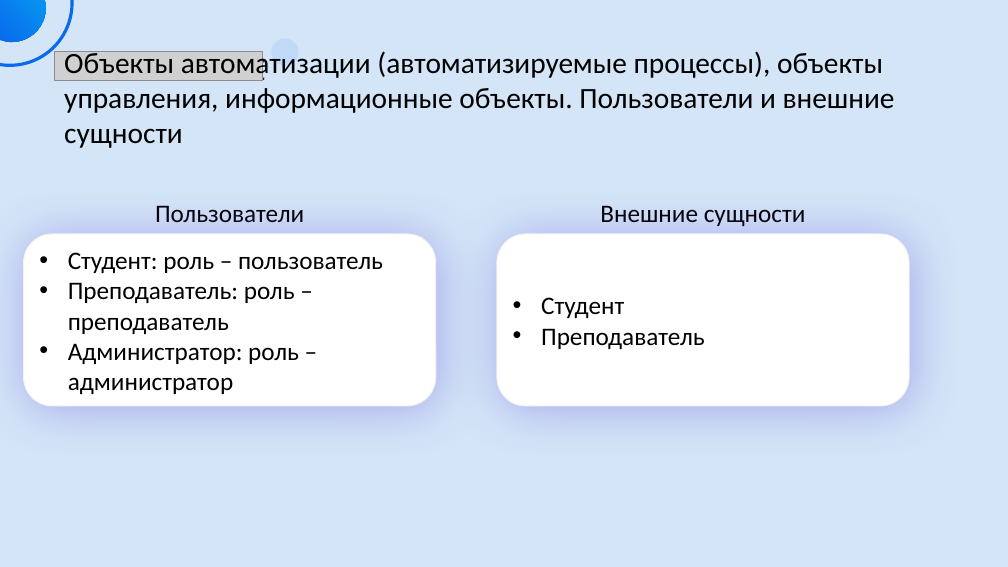
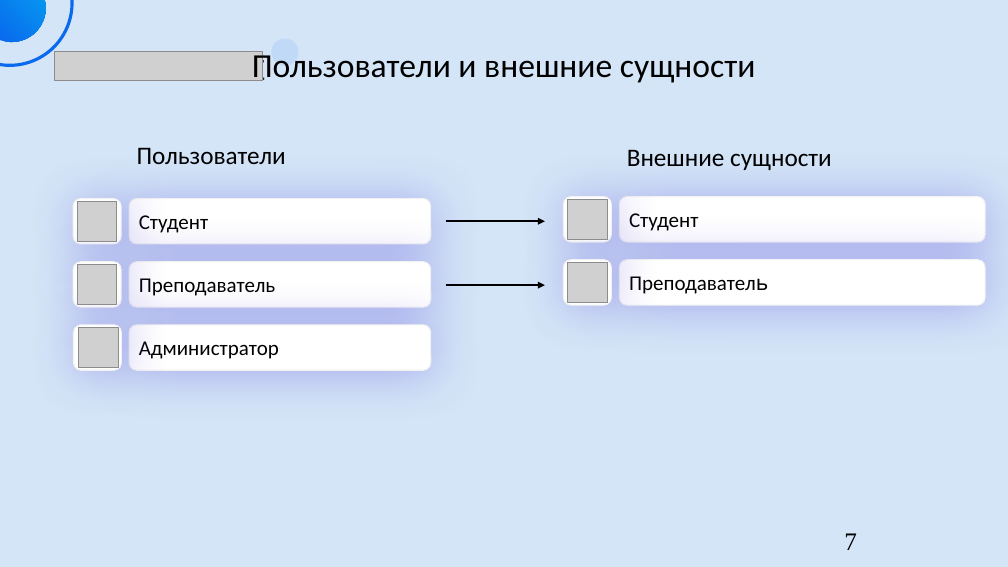
Before and after one commit to LINERs1/VKR, a slide deck: slide 7 of Абрамов ПИ-22-2.pptx (slide 9 before the commit). Drawn at 1008x567 pixels with LibreOffice and Linux fonts; fonts in the diff are those of the drawing; grey boxes stand for pictures. Boxes give left, top, right and bottom in pixels: in the first picture for what was removed or moved away, otherwise in the second. Text is boxed around its words. In the diff, an @@ line names an element or a change of style, - is before the commit and + after.

```diff
--- a/Абрамов ПИ-22-2.pptx
+++ b/Абрамов ПИ-22-2.pptx
@@ text at [252, 51, 756, 83]: text changed; size 28 to 32 pt @@
-Объекты автоматизации (автоматизируемые процессы), объекты управления, информационные объекты. Пользователи и внешние сущности
+Пользователи и внешние сущности
@@ text "Пользователи": place and size @@
-text "Пользователи" at [155, 205, 304, 222]
+text "Пользователи" at [137, 147, 286, 164]
@@ text "Пользователи" at [137, 147, 286, 164]: alignment centre to left @@
@@ text "Внешние сущности" at [627, 149, 832, 170]: alignment centre to left @@
@@ text "Внешние сущности": place and size @@
-text "Внешние сущности" at [600, 205, 806, 226]
+text "Внешние сущности" at [627, 149, 832, 170]
@@ rounded rectangle added at [73, 199, 121, 244], fill #FFFFFF, outline #F2F2F2 1 pt @@
@@ picture added at [77, 202, 116, 241] @@
@@ rounded rectangle added at [129, 199, 431, 244], fill #FFFFFF, outline #F2F2F2 1 pt, 20 pt, text #000000 @@
+Студент
@@ rounded rectangle added at [563, 197, 611, 242], fill #FFFFFF, outline #F2F2F2 1 pt @@
@@ picture added at [568, 200, 607, 239] @@
@@ rounded rectangle "Студент": place and size @@
-rounded rectangle "Студент" at [497, 234, 909, 405]
+rounded rectangle "Студент" at [619, 197, 985, 242]
@@ rounded rectangle "Студент" at [619, 197, 985, 242]: size 24 to 20 pt; bullet • to none @@
@@ rounded rectangle removed at [23, 234, 436, 405] @@
-• Студент: роль – пользователь
-• Преподаватель: роль – преподаватель
-• Администратор: роль – администратор
@@ arrow added from (446, 222) to (545, 222), #000000 2.25 pt @@
@@ rounded rectangle added at [73, 262, 121, 307], fill #FFFFFF, outline #F2F2F2 1 pt @@
@@ picture added at [77, 265, 116, 304] @@
@@ rounded rectangle added at [129, 262, 431, 307], fill #FFFFFF, outline #F2F2F2 1 pt, 20 pt, text #000000 @@
+Преподаватель
@@ rounded rectangle added at [563, 260, 611, 306], fill #FFFFFF, outline #F2F2F2 1 pt @@
@@ picture added at [568, 262, 607, 302] @@
@@ rounded rectangle added at [619, 260, 985, 306], fill #FFFFFF, outline #F2F2F2 1 pt, 20 pt, text #000000 @@
+Преподаватель
@@ arrow added from (446, 285) to (545, 285), #000000 2.25 pt @@
@@ rounded rectangle added at [73, 325, 121, 371], fill #FFFFFF, outline #F2F2F2 1 pt @@
@@ picture added at [79, 328, 118, 368] @@
@@ rounded rectangle added at [129, 325, 431, 371], fill #FFFFFF, outline #F2F2F2 1 pt, 20 pt, text #000000 @@
+Администратор
@@ text in rounded rectangle at [541, 328, 705, 349]: paragraph removed @@
-• Преподаватель
@@ page number added at [844, 533, 857, 550], 24 pt, text #000000 @@
+  7
```
Also in this commit, not shown: 9 other slides changed, 27 slides added, 15 slides removed, 15 other files.
